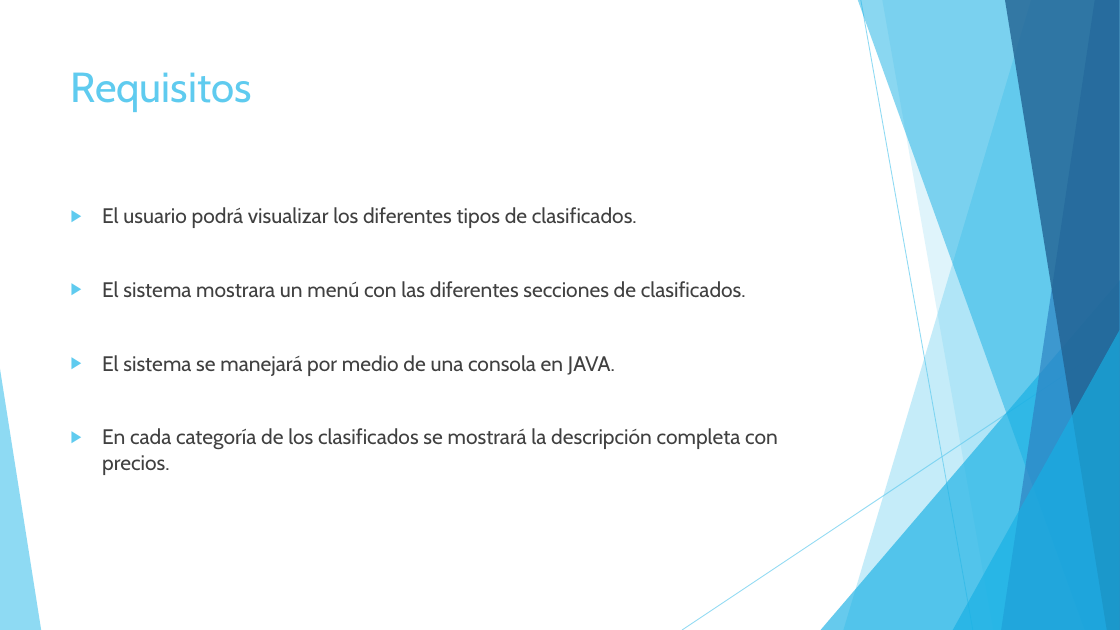
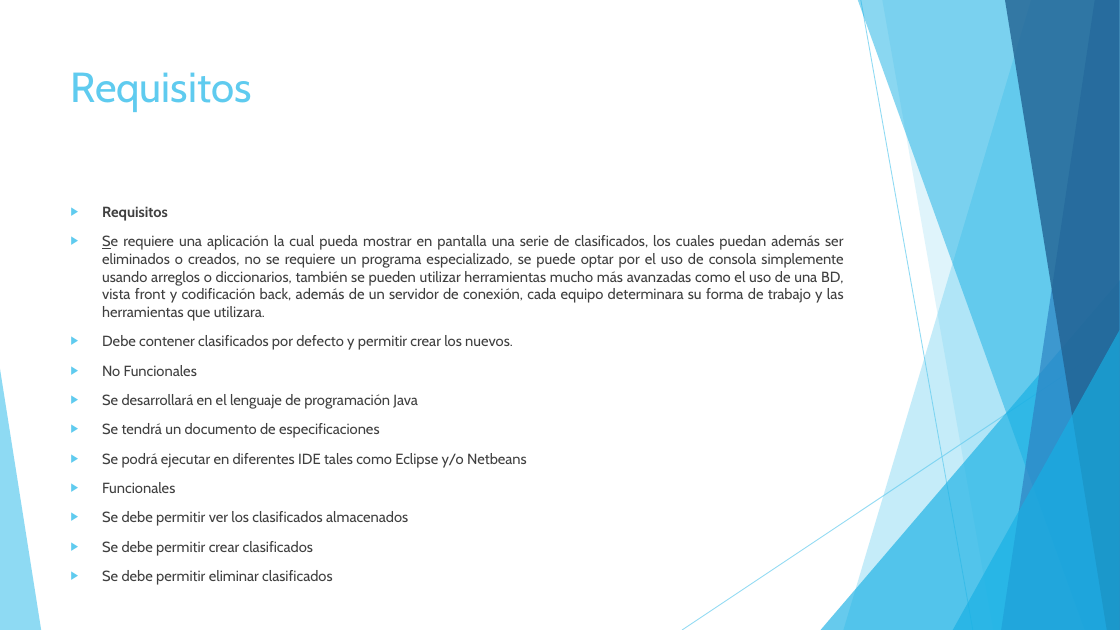
Before and after one commit to Vampiro20111/clasificados, a slide deck: slide 4 of Clasificados.pptx. Drawn at 1120x630 pixels with LibreOffice and Linux fonts; fonts in the diff are those of the drawing. Boxes give left, top, right and bottom in pixels: in the first picture for what was removed or moved away, otherwise in the second. Text is boxed around its words. In the diff, an @@ line names an element or a change of style, - is before the commit and + after.

```diff
--- a/Clasificados.pptx
+++ b/Clasificados.pptx
@@ text at (102,206,844,556): text changed; size 18 to 12.6 pt @@
-▶ El usuario podrá visualizar los diferentes tipos de clasificados.
-▶ El sistema mostrara un menú con las diferentes secciones de clasificados.
-▶ El sistema se manejará por medio de una consola en JAVA.
-▶ En cada categoría de los clasificados se mostrará la descripción completa con precios.
+▶ Requisitos
+▶ Se requiere una aplicación la cual pueda mostrar en pantalla una serie de clasificados, los cuales puedan además ser eliminados o creados, no se requiere un programa especializado, se puede optar por el uso de consola simplemente usando arreglos o diccionarios, también se pueden utilizar herramientas mucho más avanzadas como el uso de una BD, vista front y codificación back, además de un servidor de conexión, cada equipo determinara su forma de trabajo y las herramientas que utilizara.
+▶ Debe contener clasificados por defecto y permitir crear los nuevos.
+▶ No Funcionales
+▶ Se desarrollará en el lenguaje de programación Java
+▶ Se tendrá un documento de especificaciones
+▶ Se podrá ejecutar en diferentes IDE tales como Eclipse y/o Netbeans
+▶ Funcionales
+▶ Se debe permitir ver los clasificados almacenados
+▶ Se debe permitir crear clasificados
+▶ Se debe permitir eliminar clasificados
```
Also in this commit, not shown: 5 other slides changed, 5 slides added, 4 slides removed.
